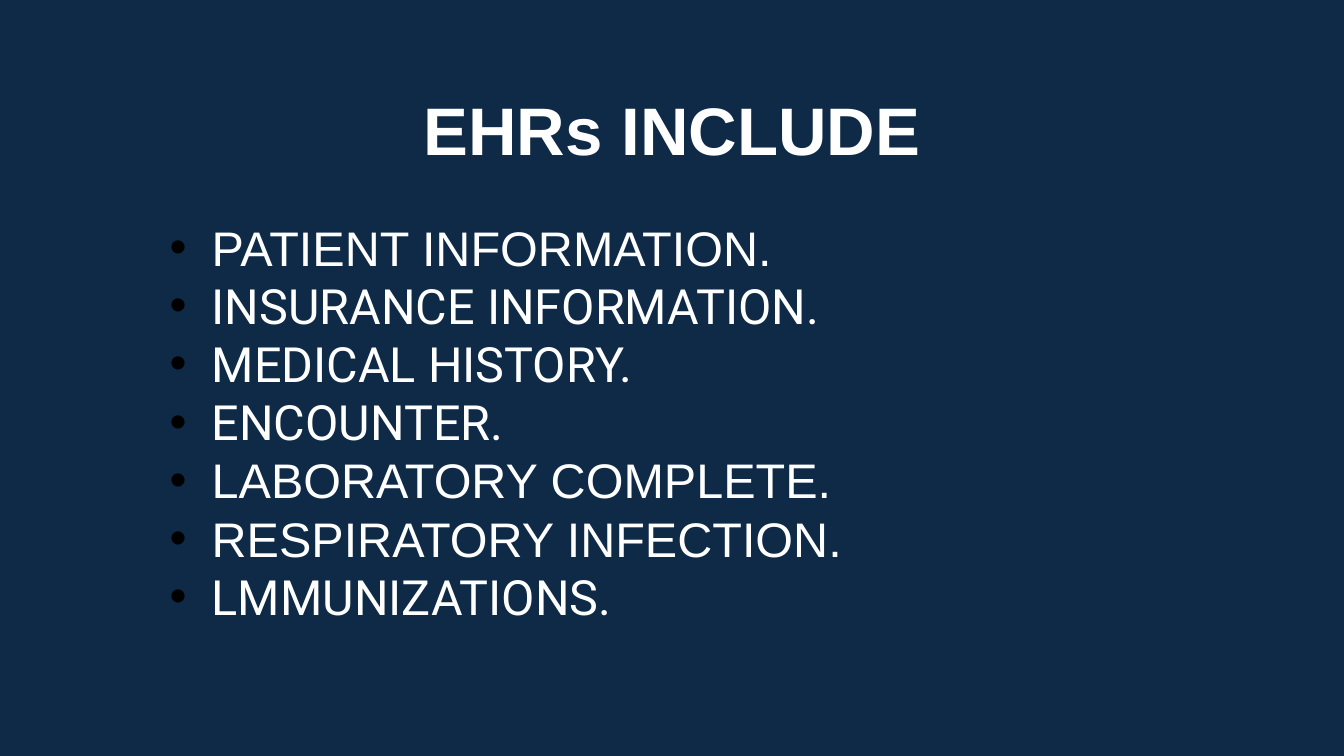
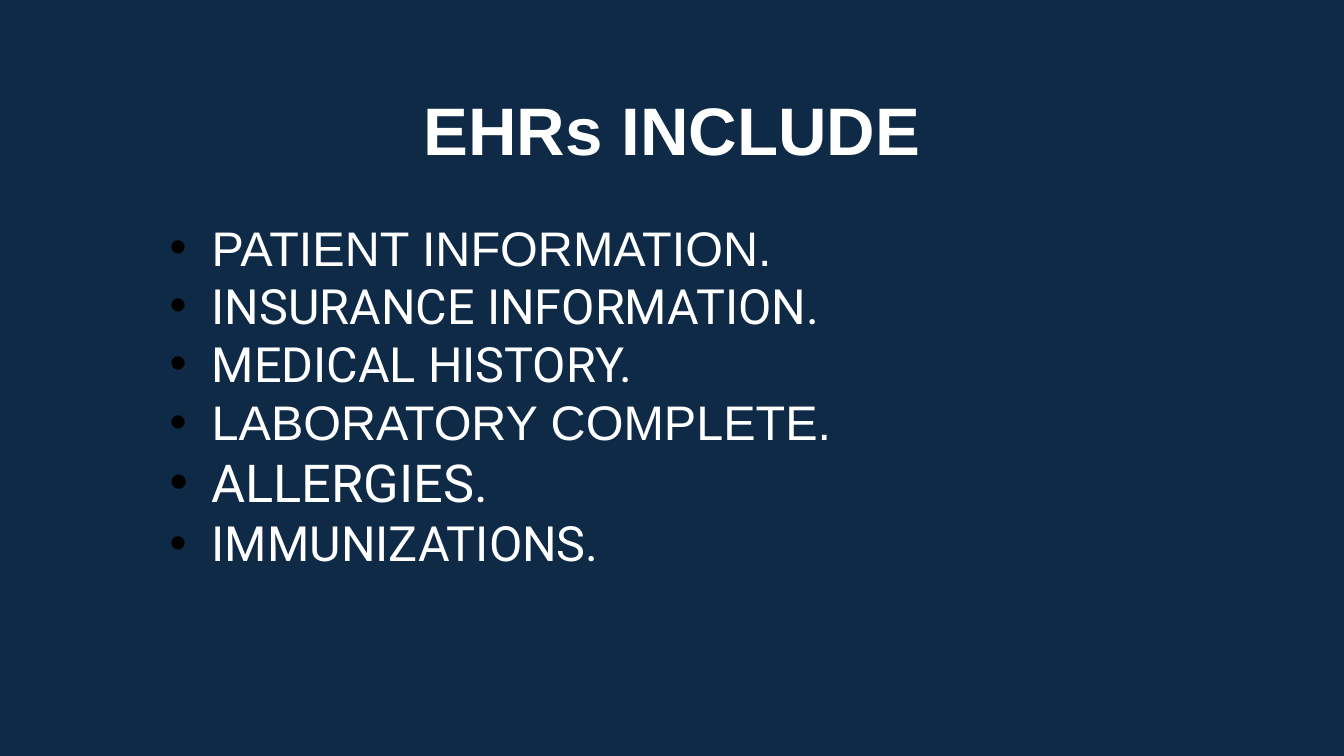
Before and after one commit to ayman-adas/EHR, a slide deck: slide 15 of EHRo.pptx (slide 14 before the commit). Drawn at 1344x756 pixels with LibreOffice and Linux fonts; fonts in the diff are those of the drawing. Boxes give left, top, right and bottom in pixels: in the first picture for what was removed or moved away, otherwise in the second. Text is boxed around its words. In the diff, an @@ line names an element or a change of style, - is before the commit and + after.

```diff
--- a/EHRo.pptx
+++ b/EHRo.pptx
@@ text at [212, 405, 504, 441]: paragraph removed @@
-• ENCOUNTER.
@@ text at [212, 464, 599, 562]: text changed; font Arial to Roboto @@
-• RESPIRATORY INFECTION.
-• LMMUNIZATIONS.
+• ALLERGIES.
+• IMMUNIZATIONS.
```
Also in this commit, not shown: 5 other slides changed, 1 slide added.
